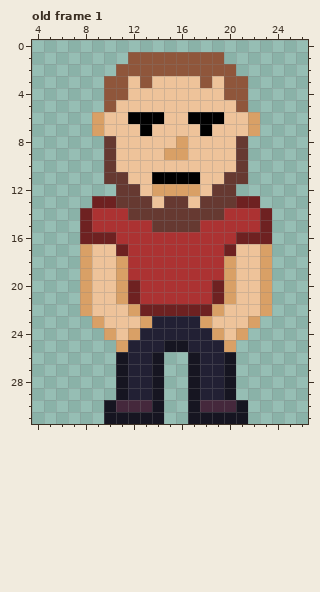
Pixel-art file: Plosinofka/Content/guy-right.ase. The picture above is the old version.
32x32 pixels, 1 frame. Colours within 5 levels of each other are drawn and written as one. Shown: old frame 1: x 4..26, y 0..31. The commit also changed other frames, which this record leaves out.
New version:
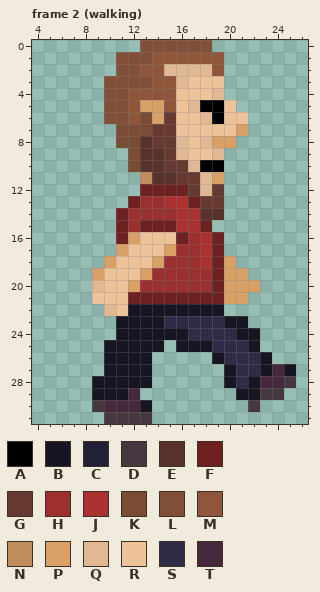
Palette (. is transparent): A #000000  B #161521  C #222034  D #453841  E #57312a  F #6e2121  G #663931  H #9c2f2f  J #ac3232  K #7a4c36  L #825039  M #8f563b  N #bf8e5c  P #d9a066  Q #e0b994  R #eec39a  S #2f2c47  T #45283c
A new or re-ordered frame is compared with the old frame closest to it.
Author's note on the commit: + animation for walking-right
Changes in this commit:
frames 1 -> 6
Changed rows in their new state; - is an unchanged pixel.
Frame 2 (walking) is new; against old frame 1, layer "Layer 1":
first column x 8:
 0 -----LLLLLL-------
 1 ---LLL------------
 2 ---LL--QQQQ-.-----
 3 --LLLLMMQ-R-..----
 4 --LLMMMM---Q..----
 5 --LLMPPM-QAA-.----
 6 -.LLMKPG-RQ---.---
 7 -..KKKGG--R--P.---
 8 --.KKEGGQ-QPP.----
 9 --..KEEGQ--Q..----
10 --..KEEGGQAA..----
11 --...NEEGGQP..----
12 ---..FFFFGQ-.-----
13 -...FHHJJF--...---
14 ...FHHHHJJEE....--
15 ...FHFFFJJF.....--
16 ...FPRRRFH-F....--
17 ...PRRRPHH-F....--
18 ..PRRRPHHH-F-...--
19 .P-RRPHHHHHF-P..--
20 .Q-RPHHHHHH--PP.--
21 .--R-FFFFFF--P..--
22 ..Q-BBBBBBBB....--
23 -..BBBBSSSSSBB.---
24 --.BBBBBBSSSSBB---
25 --BBBBB.-BBSSSB---
26 --B-BB.--..BSSSB--
27 --B-BB.--...-SSBTB
28 -BB-BB.--...-SBTTD
29 -BB-T..--....BBDD-
30 -DT--B.--.....D---
31 --DDDD.--.....----
Pixel boxes of the changes (left, top, right, bottom) in both pictures:
changed: (80, 40, 296, 424)
